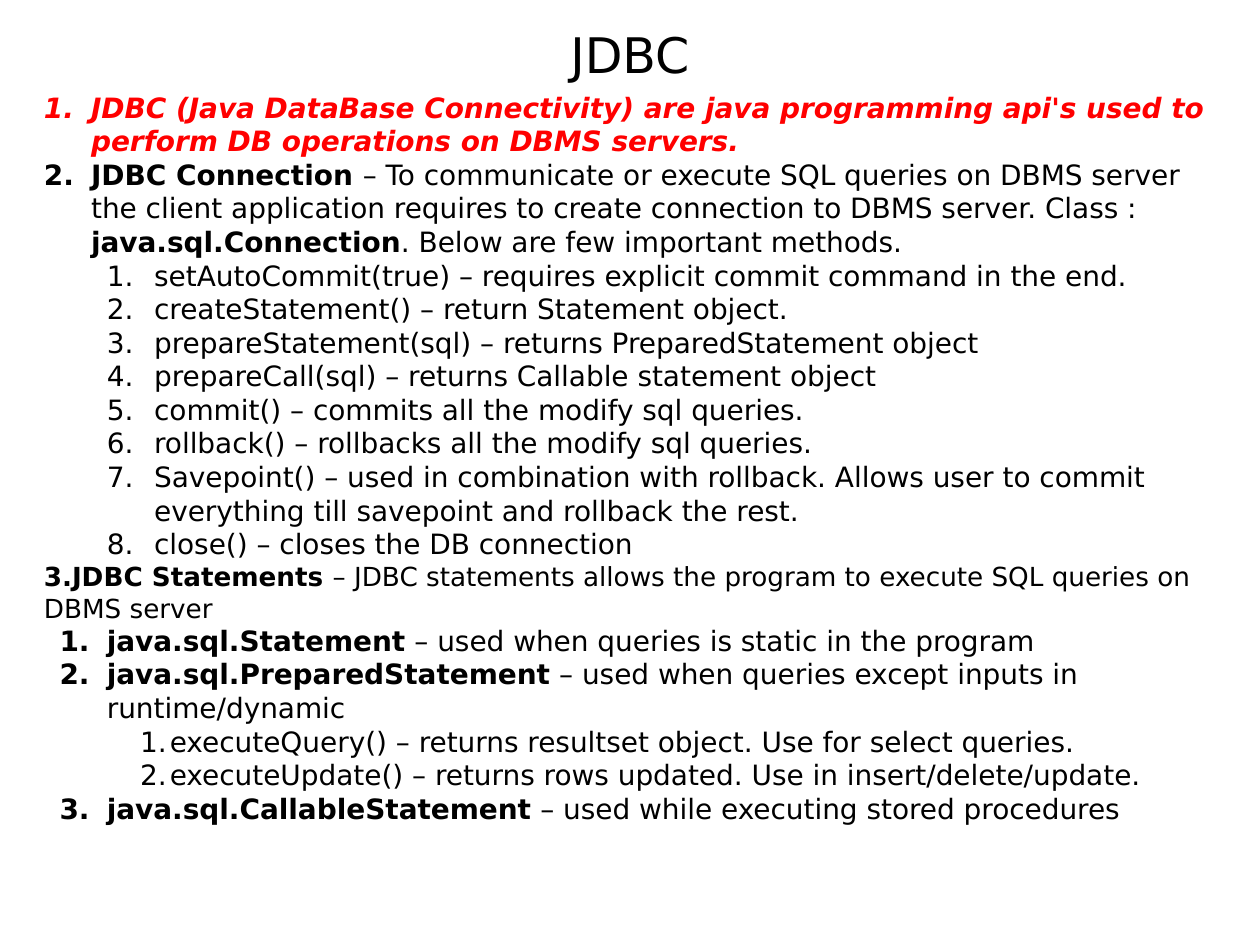
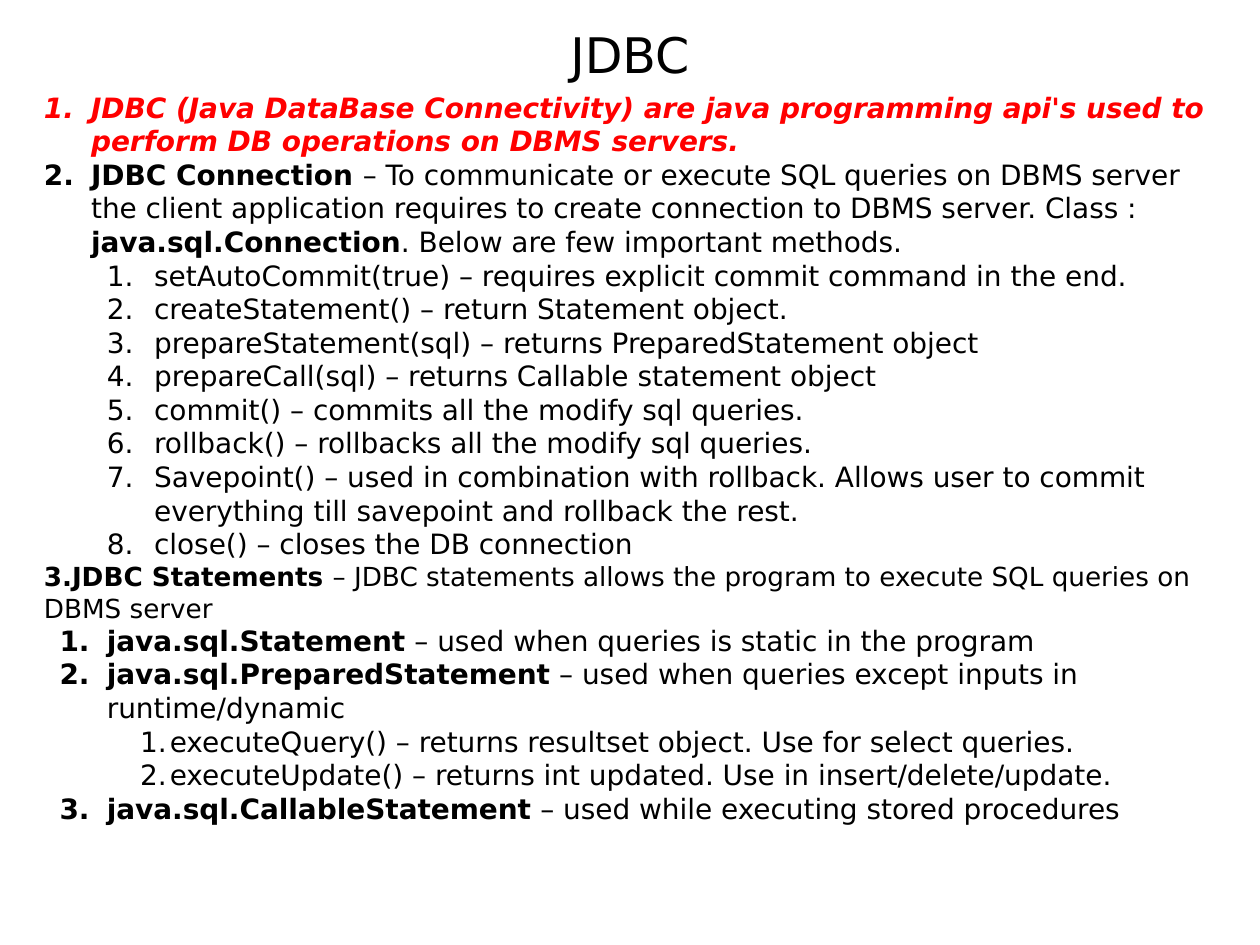
Before and after one commit to thinkcodegravity/nov24jee, a slide deck: slide 45 of JEE_st.pptx. Drawn at 1260x945 pixels with LibreOffice and Linux fonts; fonts in the diff are those of the drawing. Boxes give left, top, right and bottom in pixels: in the first picture for what was removed or moved away, otherwise in the second. Text is boxed around its words. In the diff, an @@ line names an element or a change of style, - is before the commit and + after.

```diff
--- a/JEE_st.pptx
+++ b/JEE_st.pptx
@@ text at box(170, 763, 1111, 791): text changed @@
-    2. executeUpdate() – returns rows updated. Use in insert/delete/update.
+    2. executeUpdate() – returns int updated. Use in insert/delete/update.
```
Also in this commit, not shown: 1 other slide changed, 4 other files.
